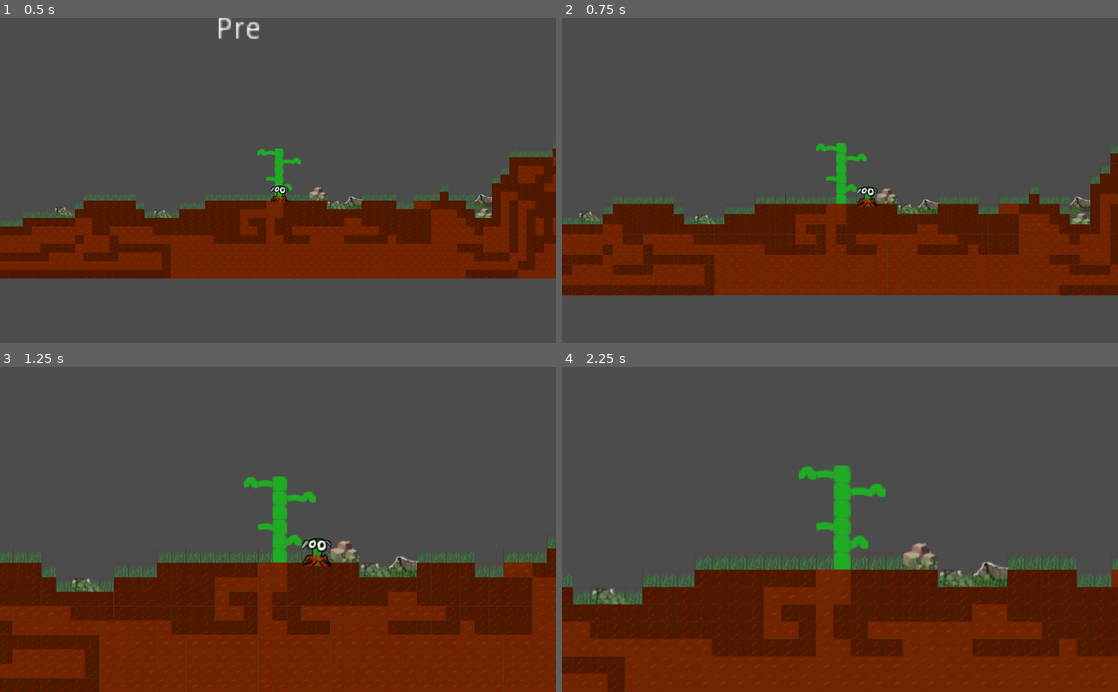
Above: before the commit, frames 1-4 (two rows, left to right).
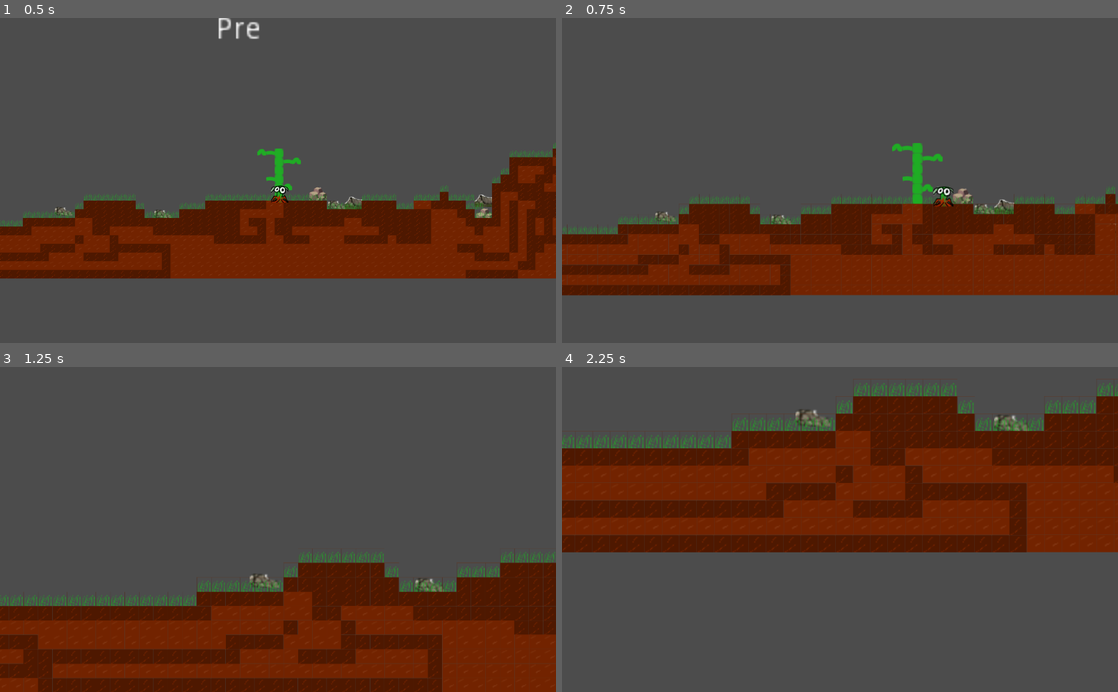
Above: after the commit, the same moments.

Repository: SaintAnd/CoolTrees
Game: Godot game, scene res://scenes/Node2D.tscn
The game is run twice, just before and just after one commit, with the same random seed, the same clock (stepped at 60 frames per second) and the same inputs.
Inputs (mouse positions are in pixels of both pictures, inside the frame that each line leads up to):
- Up to frame 1 (0.5 s): no input
- Up to frame 2 (0.75 s): tap Enter (Enter) at 0.5 s; move the mouse to (917, 34) at 0.52 s; hold Right (Right) from 0.53 s (still down); hold A (a) from 0.53 s (still down)
- Up to frame 3 (1.25 s): keep holding Right (Right); keep holding A (a); tap D (d) at 0.8 s
- Up to frame 4 (2.25 s): move the mouse to (728, 545) at 1.27 s; release Right (Right) at 1.28 s; release A (a) at 1.28 s; hold Down (Down) 1.28-2.03 s; tap D (d) at 1.35 s; tap S (s) at 1.55 s; move the mouse to (895, 458) at 2.02 s; hold Right (Right) from 2.03 s (still down); hold S (s) from 2.03 s (still down)

Frame 1 is identical in both runs. In frame 2, 13% of the frame differs, in the area x 0-100%, y 38-86%; in frame 3, 21%; in frame 4, 77%, in the area x 0-100%, y 4-100%.

Commit message:
Некоторые изменения

Diff:
--- a/scripts/Nature.gd
+++ b/scripts/Nature.gd
@@ -22,13 +22,13 @@
 	pass
 
 func move_editor():
-	if Input.is_action_pressed(""):
+	if Input.is_action_pressed("w"):
 		editor.global_position.y -= cam_spd
-	if Input.is_action_pressed(""):
+	if Input.is_action_pressed("a"):
 		editor.global_position.x -= cam_spd
-	if Input.is_action_pressed(""):
+	if Input.is_action_pressed("s"):
 		editor.global_position.y += cam_spd
-	if Input.is_action_pressed(""):
+	if Input.is_action_pressed("d"):
 		editor.global_position.x += cam_spd
 	pass
 
Renamed: pic/sprites/macronutrients/Ruda_Kalciy.png -> pic/macronutrients/Ruda_Kalciy.png
Not shown, added: pic/macronutrients/Ruda_Kalciy.png.import
Renamed: pic/sprites/macronutrients/Ruda_Kaliy.png -> pic/macronutrients/Ruda_Kaliy.png
Not shown, added: pic/macronutrients/Ruda_Kaliy.png.import
Renamed: pic/sprites/microelement/Ruda_Cink.png -> pic/microelement/Ruda_Cink.png
Not shown, added: pic/microelement/Ruda_Cink.png.import
Renamed: pic/sprites/microelement/Ruda_Medi.png -> pic/microelement/Ruda_Medi.png
Not shown, added: pic/microelement/Ruda_Medi.png.import
Renamed: pic/sprites/microelement/Ruda_marganec1.png -> pic/microelement/Ruda_marganec1.png
Not shown, added: pic/microelement/Ruda_marganec1.png.import
Renamed: pic/sprites/microelement/Ruda_marganec2.png -> pic/microelement/Ruda_marganec2.png
Not shown, added: pic/microelement/Ruda_marganec2.png.import
(and 2 more such lines)
